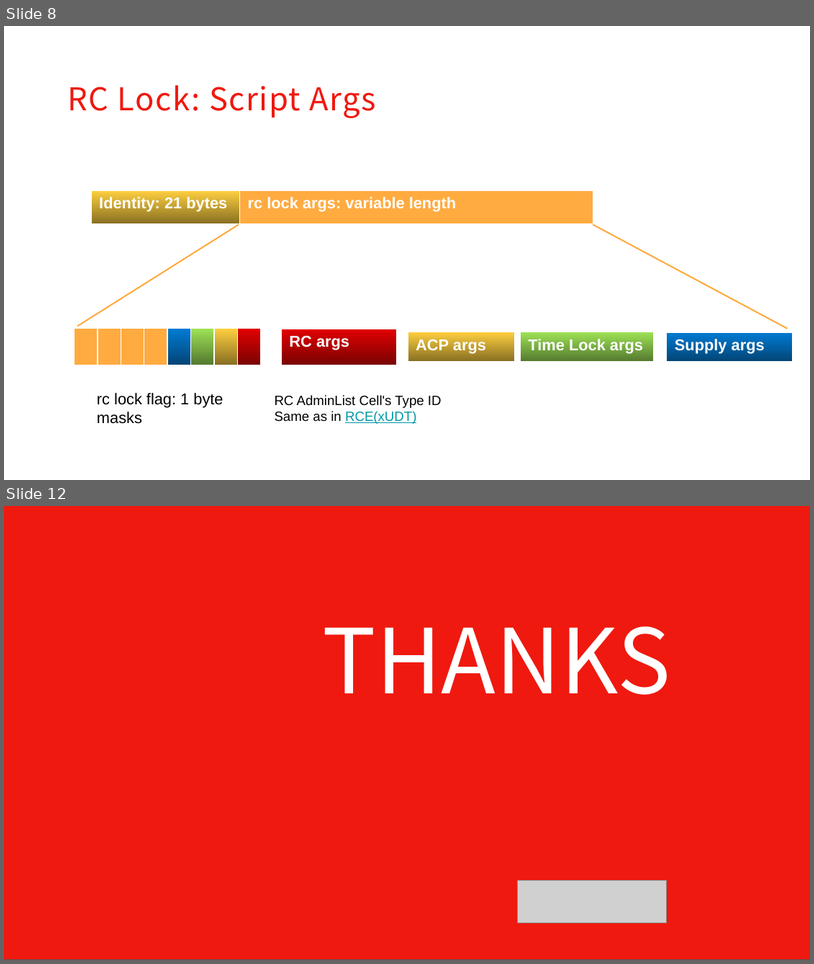
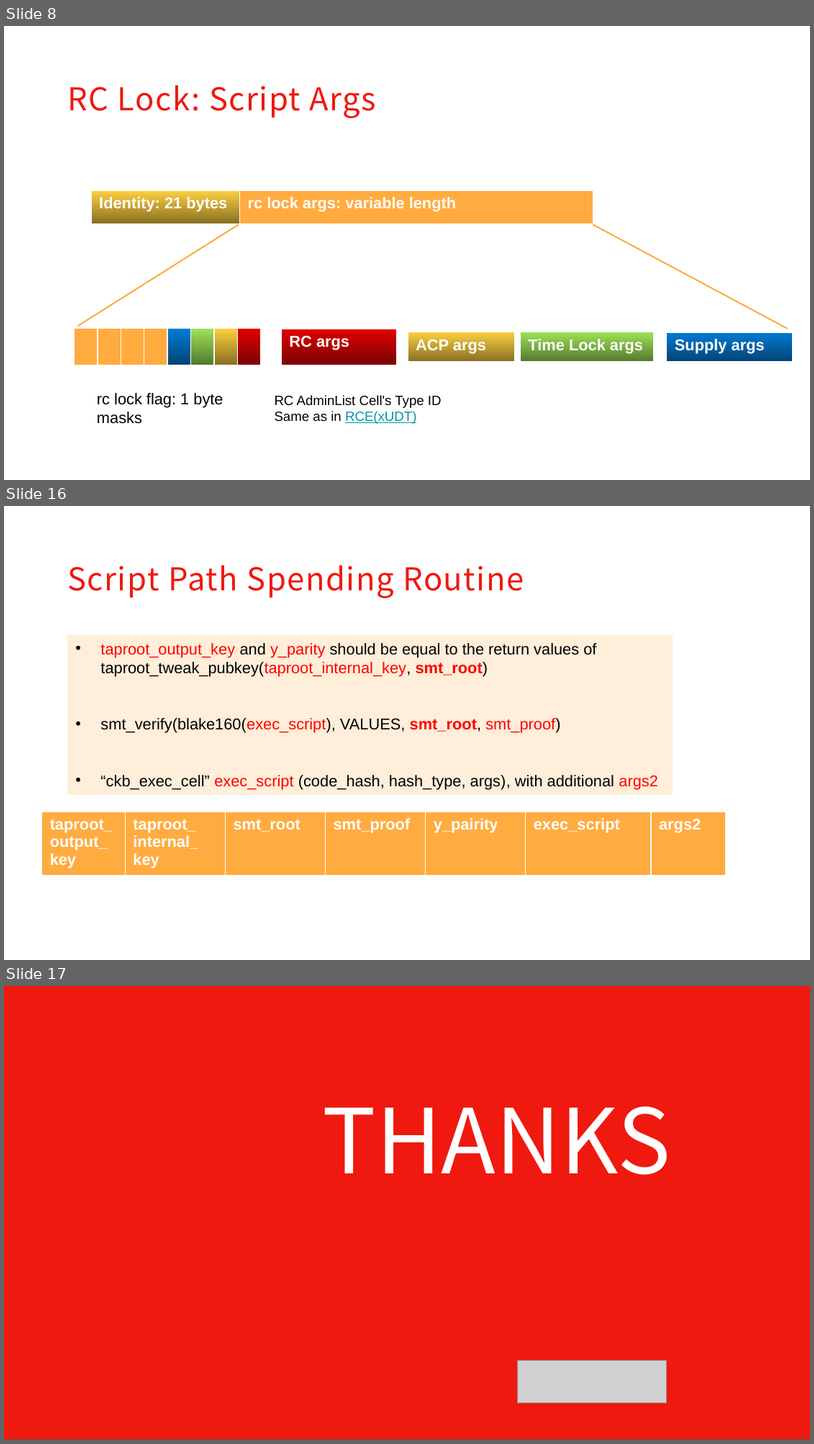
Before and after one commit to XuJiandong/docs-bank, a slide deck: presentation.pptx. Shown one above the other, each under a label of ours: slides 8 and 12 before the commit, slides 8, 16 and 17 after it; the slides between them are not shown. The pictures are 814x964 and 814x1444 pixels, drawn with LibreOffice and Linux fonts; fonts in the diff are those of the drawing; grey boxes stand for pictures; background and template pictures are left out. Boxes give left, top, right and bottom in pixels: in the first picture for what was removed or moved away, otherwise in the second. Text is boxed around its words. In the diff, an @@ line names an element or a change of style, - is before the commit and + after.

Commit message:
finish taproot part

```diff
--- a/presentation.pptx
+++ b/presentation.pptx
@@ slide 16 added at (x1=4, y1=506, x2=810, y2=960), background #FFFFFF @@
@@ text added at (x1=67, y1=565, x2=524, y2=598), 28 pt, text #EF190F @@
+Script Path Spending Routine
@@ rectangle added at (x1=67, y1=635, x2=672, y2=795), fill #FFEED9, 14 pt, text #000000 @@
+• taproot_output_key and y_parity should be equal to the return values of taproot_tweak_pubkey(taproot_internal_key, smt_root)
+• smt_verify(blake160(exec_script), VALUES, smt_root, smt_proof)
+• “ckb_exec_cell” exec_script (code_hash, hash_type, args), with additional args2
@@ table added at (x1=42, y1=811, x2=725, y2=876), 1 rows, 7 columns @@
+taproot_ / output_ / key | taproot_ / internal_ / key | smt_root | smt_proof | y_pairity | exec_script | args2
@@ what was slide 12 is now slide 17 @@
```
Also in this commit, not shown: 8 slides changed, 4 other slides added.
